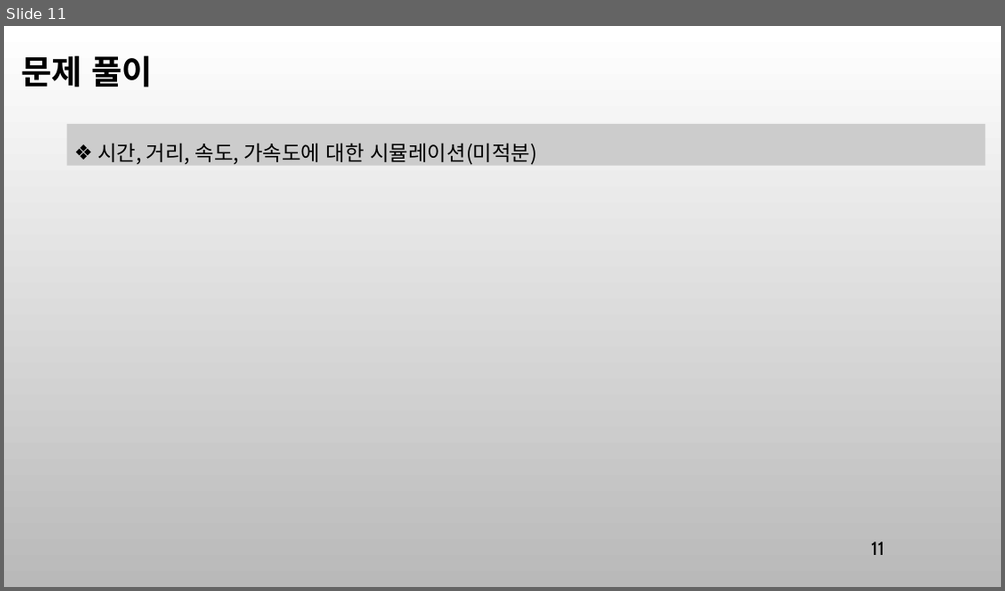
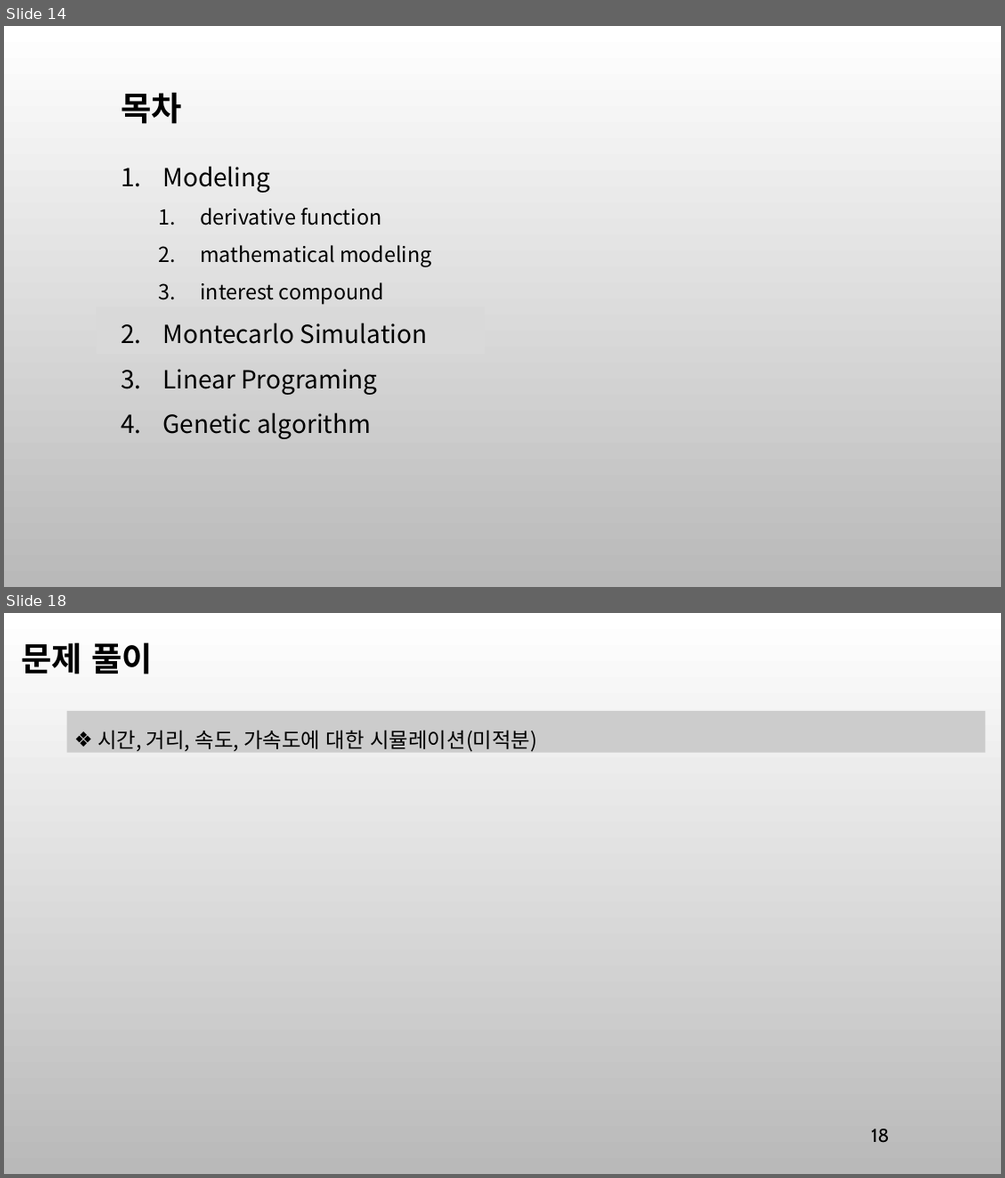
Before and after one commit to ancestor9/mathematics-for-machine-learning, a slide deck: 8_Modeling & Simulation.pptx. Shown one above the other, each under a label of ours: slide 11 before the commit, slides 14 and 18 after it; the slides between them are not shown. The pictures are 1005x591 and 1005x1178 pixels, drawn with LibreOffice and Linux fonts; fonts in the diff are those of the drawing; background and template pictures are left out. Boxes give left, top, right and bottom in pixels: in the first picture for what was removed or moved away, otherwise in the second. Text is boxed around its words. In the diff, an @@ line names an element or a change of style, - is before the commit and + after.

```diff
--- a/8_Modeling & Simulation.pptx
+++ b/8_Modeling & Simulation.pptx
@@ slide 14 added at box(4, 26, 1001, 587), background picture (left out) @@
@@ text added at box(121, 92, 182, 124), 32 pt, text #000000, bold @@
+목차
@@ text added at box(162, 166, 432, 439), 24 pt, text #000000 @@
+1. Modeling
+  1. derivative function
+  2. mathematical modeling
+  3. interest compound
+2. Montecarlo Simulation
+3. Linear Programing
+4. Genetic algorithm
@@ rectangle added at box(96, 306, 484, 354), fill #D9D9D9 @@
@@ what was slide 11 is now slide 18 @@
@@ page number at box(871, 1128, 889, 1143): text changed @@
-11
+18
```
Also in this commit, not shown: 10 slides changed, 7 other slides added, 1 slide removed.
